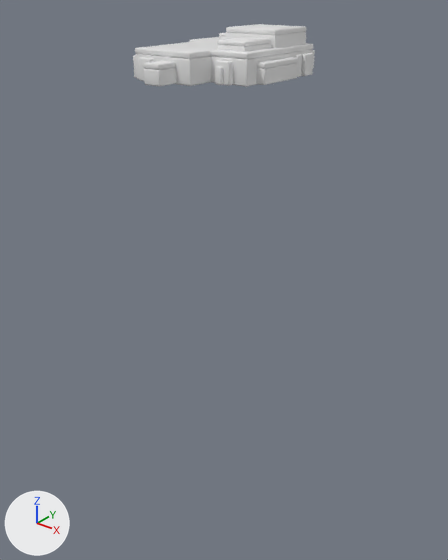
Two versions of the FBX model Assets/Art/Models/Enviro/Modules/RockFormation_01a.fbx, one commit apart.
Both versions are drawn from a 50 mm camera at (34.4, -44.6, 7.5) aimed at (-1.4, 0.2, -20.3). Arrows for +X, +Y and +Z are at lower left; the lights stay in place. Where no turn or scale is listed for an object, it has been applied to the vertices. Vertices at the same position are counted once.
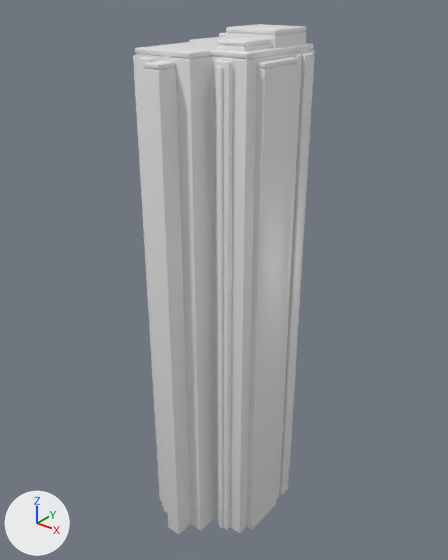
Diff of the bpy script that builds the scene:
```diff
--- a/Assets/Art/Models/Enviro/Modules/RockFormation_01a.fbx.py
+++ b/Assets/Art/Models/Enviro/Modules/RockFormation_01a.fbx.py
@@ me_cube_011 @@
 me_cube_011.from_pydata(...)  # 3044 vertices, 3109 faces; spans x -5.5..7.7, y -11.1..6.2, z 0.0..3.8
 # used by ob_cube_011; location = (-2.1, 2.0, 0.0)
+# me_cube_011 part 1: all 762 vertices in x -5.5..7.7, y -11.1..6.2, z 0.0..0.1 are moved by (0.0, 0.0, -47.6)
 me_cube_011.materials.append(mat_material)
```

Pixel boxes (x1, y1, x2, y2) of what changed, in the pictures (448 x 560 px; the box of a moved part takes in the faces that stretch with it):
'Cube.011', reshaped (698% taller): before (133, 24, 315, 87); after (133, 24, 315, 534)
part 1 of me_cube_011, moved or reshaped: before (134, 64, 314, 87); after (134, 64, 314, 534)
